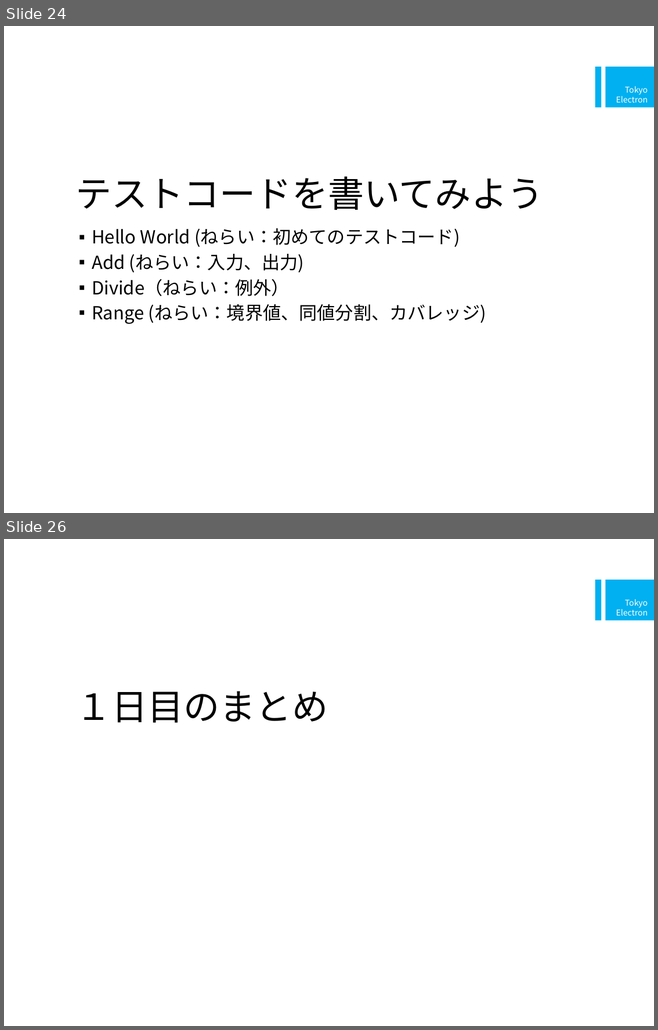
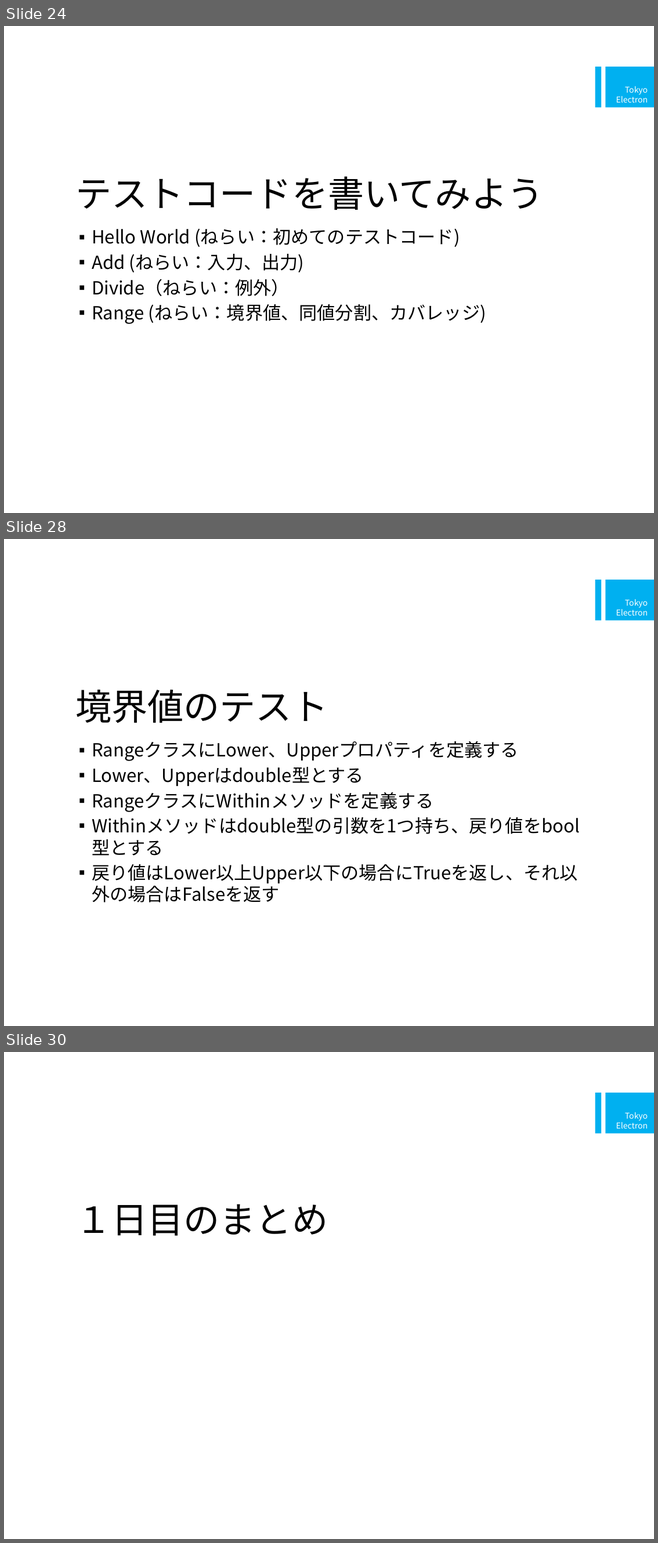
Before and after one commit to a-suzuki/CShrapLecture, a slide deck: doc/テストコードによるC#プログラミング演習.pptx. Shown one above the other, each under a label of ours: slides 24 and 26 before the commit, slides 24, 28 and 30 after it; the slides between them are not shown. The pictures are 658x1030 and 658x1543 pixels, drawn with LibreOffice and Linux fonts; fonts in the diff are those of the drawing. Boxes give left, top, right and bottom in pixels: in the first picture for what was removed or moved away, otherwise in the second. Text is boxed around its words. In the diff, an @@ line names an element or a change of style, - is before the commit and + after.

```diff
--- a/doc/テストコードによるC#プログラミング演習.pptx
+++ b/doc/テストコードによるC#プログラミング演習.pptx
@@ slide 28 added at <box>4,539,654,1026</box>, background #FFFFFF; not listed: 2 template elements that a slide beside it also shows @@
@@ title added at <box>75,689,328,723</box>, 40 pt, text #000000 @@
+境界値のテスト
@@ text added at <box>92,741,579,903</box>, 20 pt, text #000000 @@
+▪ RangeクラスにLower、Upperプロパティを定義する
+▪ Lower、Upperはdouble型とする
+▪ RangeクラスにWithinメソッドを定義する
+▪ Withinメソッドはdouble型の引数を1つ持ち、戻り値をbool型とする
+▪ 戻り値はLower以上Upper以下の場合にTrueを返し、それ以外の場合はFalseを返す
@@ what was slide 26 is now slide 30 @@
```
Also in this commit, not shown: 6 slides changed, 10 other slides added, 1 slide removed.
